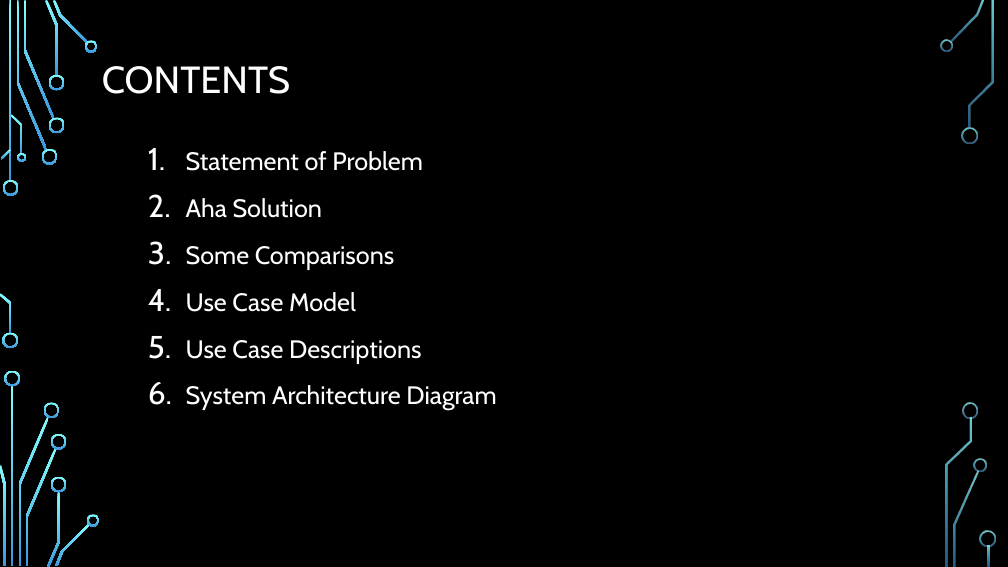
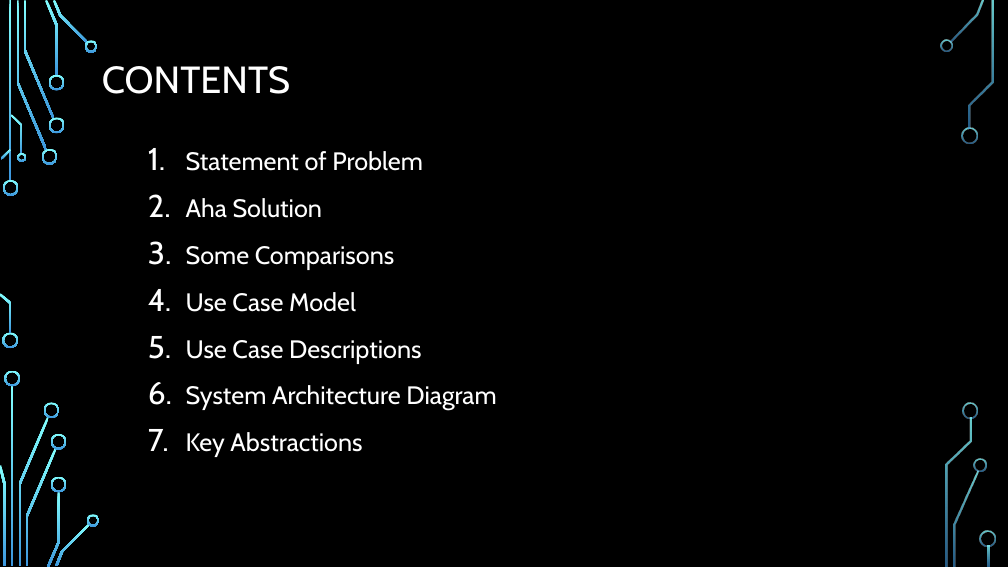
Before and after one commit to leonardo1227/CS425-SWE-Project, a slide deck: slide 2 of Aha-presentation.pptx. Drawn at 1008x567 pixels with LibreOffice and Linux fonts; fonts in the diff are those of the drawing; background and template pictures are left out. Boxes give left, top, right and bottom in pixels: in the first picture for what was removed or moved away, otherwise in the second. Text is boxed around its words. In the diff, an @@ line names an element or a change of style, - is before the commit and + after.

Commit message:
update

```diff
--- a/Aha-presentation.pptx
+++ b/Aha-presentation.pptx
@@ text at box(186, 432, 362, 457): paragraph added @@
+7. Key Abstractions
```
Also in this commit, not shown: 1 slide added.
